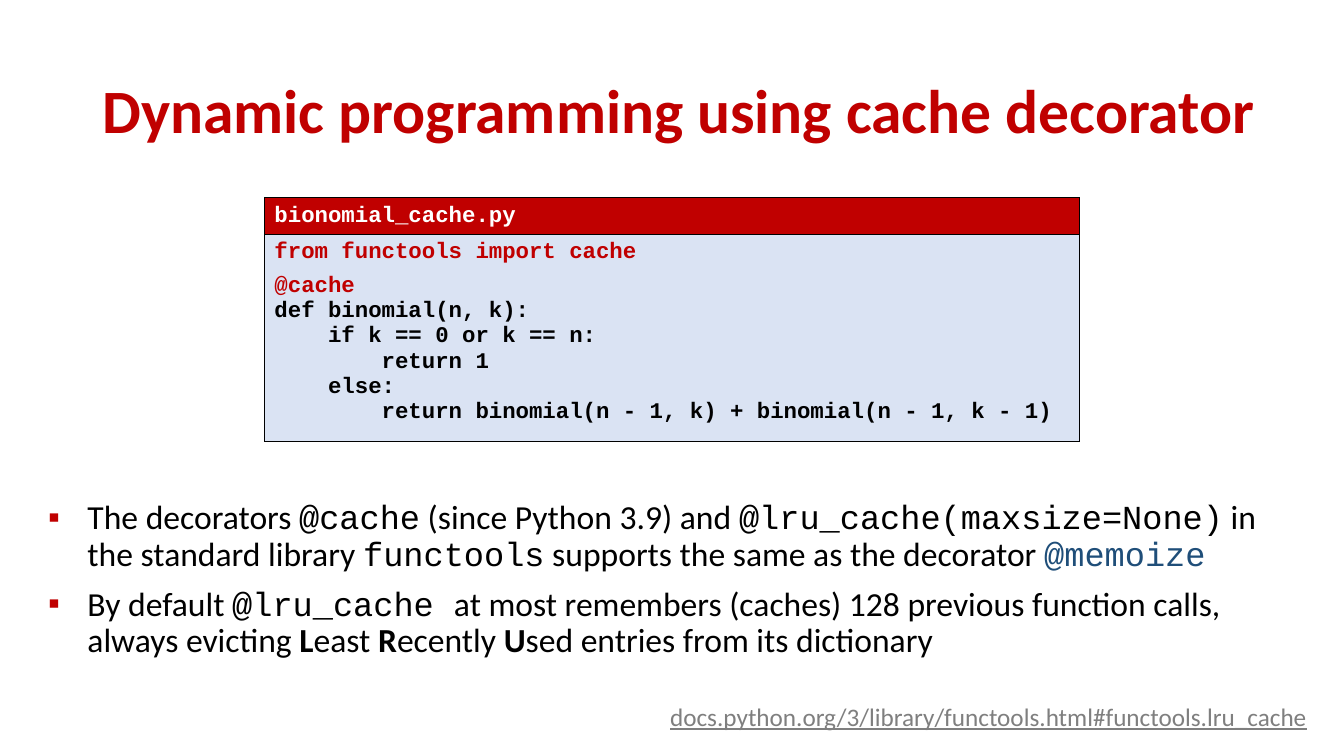
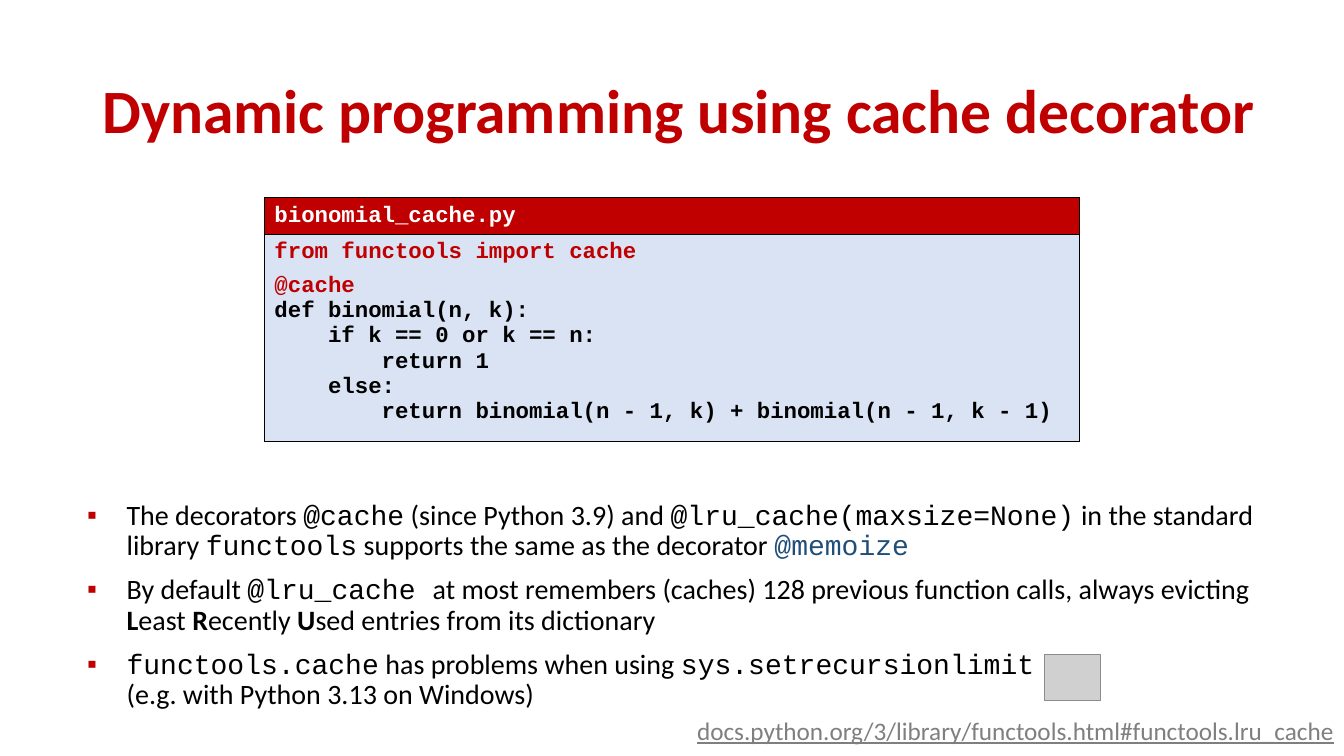
Before and after one commit to gsbrodal/gsbrodal.github.io, a slide deck: slide 8 of ipsa/slides/dynamic_programming.pptx. Drawn at 1344x756 pixels with LibreOffice and Linux fonts; fonts in the diff are those of the drawing; grey boxes stand for pictures. Boxes give left, top, right and bottom in pixels: in the first picture for what was removed or moved away, otherwise in the second. Text is boxed around its words. In the diff, an @@ line names an element or a change of style, - is before the commit and + after.

Commit message:
all-slides.pdf dynamic_programming.pdf dynamic_programming.pptx introduction.pdf introduction.pptx

```diff
--- a/ipsa/slides/dynamic_programming.pptx
+++ b/ipsa/slides/dynamic_programming.pptx
@@ text "The decorators @cache (since Python ...": place and size @@
-text "The decorators @cache (since Python ..." at [87,504,1256,658]
+text "The decorators @cache (since Python ..." at [127,504,1253,709]
@@ text at [127,504,1253,635]: size 24 to 20 pt in "The decorators @cache (since Python 3.9) and ...", "By default @lru_cache at most remembers (caches) ..." @@
@@ text at [127,654,1034,709]: paragraph added @@
+▪ functools.cache has problems when using sys.setrecursionlimit
+  (e.g. with Python 3.13 on Windows)
@@ picture added at [1046,654,1101,701] @@
@@ text "docs.python.org/3/library/functools.html#functools.lru_cache": place and size @@
-text "docs.python.org/3/library/functools.html#functools.lru_cache" at [670,708,1306,730]
+text "docs.python.org/3/library/functools.html#functools.lru_cache" at [697,722,1333,744]
@@ text "docs.python.org/3/library/functools.html#functools.lru_cache" at [697,722,1333,744]: alignment left to right @@
```
Also in this commit, not shown: 3 other files.
